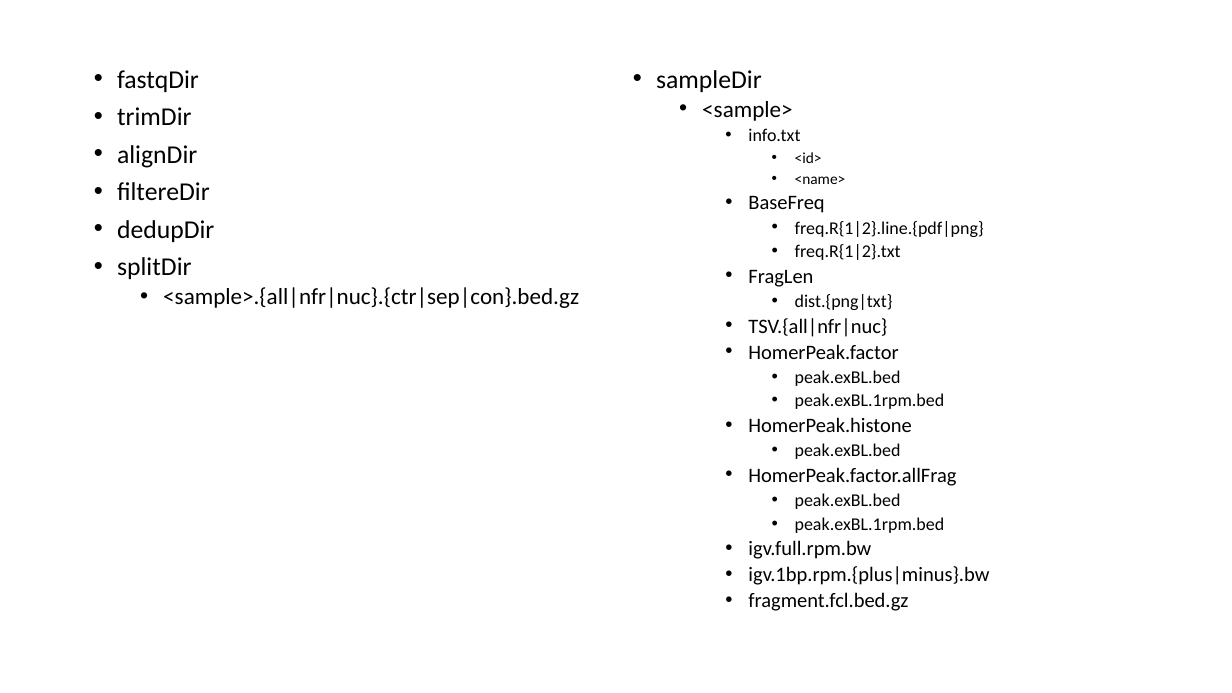
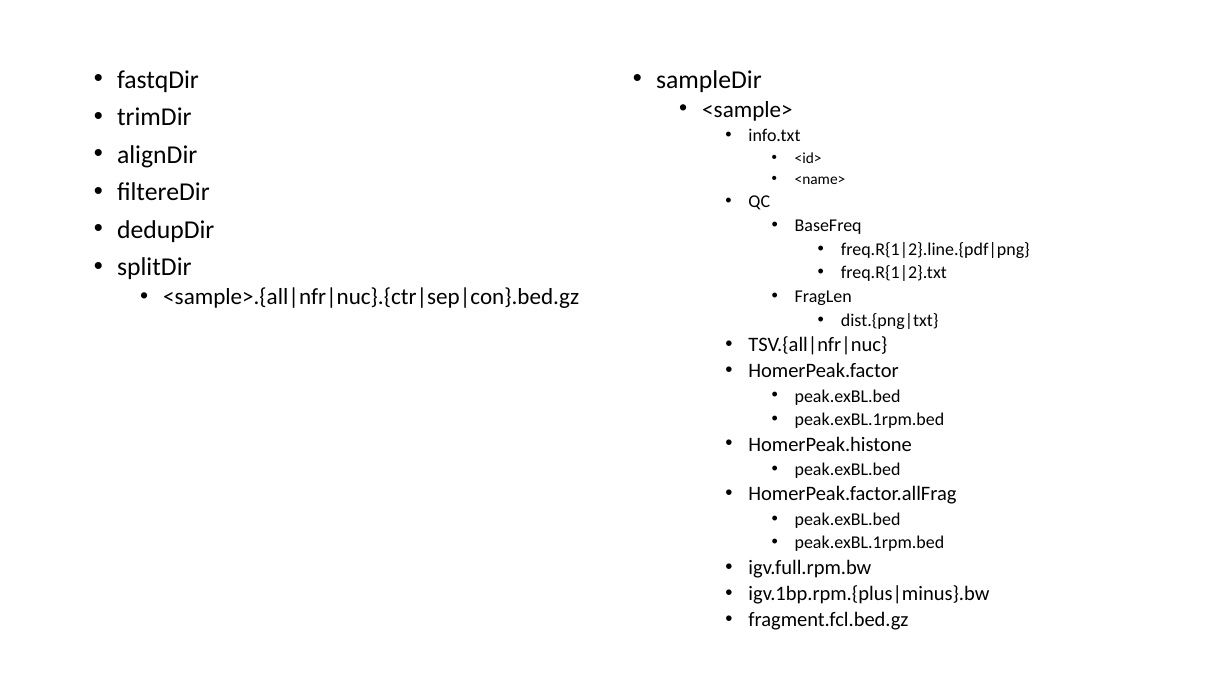
Before and after one commit to hwlim/Cutlery, a slide deck: slide 1 of Snakemake.bySample/schema.pptx. Drawn at 1232x693 pixels with LibreOffice and Linux fonts; fonts in the diff are those of the drawing. Boxes give left, top, right and bottom in pixels: in the first picture for what was removed or moved away, otherwise in the second. Text is boxed around its words. In the diff, an @@ line names an element or a change of style, - is before the commit and + after.

```diff
--- a/Snakemake.bySample/schema.pptx
+++ b/Snakemake.bySample/schema.pptx
@@ text at [748,195,770,210]: paragraph added @@
+    • QC
@@ text at [795,219,1030,329]: size 16 to 14 pt in "BaseFreq", "FragLen"; list level 3 to 4 in "BaseFreq"; list level 4 to 5 in "freq.R{1|2}.line.{pdf|png}"; list level 4 to 5 in "freq.R{1|2}.txt"; list level 3 to 4 in "FragLen"; list level 4 to 5 in "dist.{png|txt}" @@
```
Also in this commit, not shown: 5 other files.
